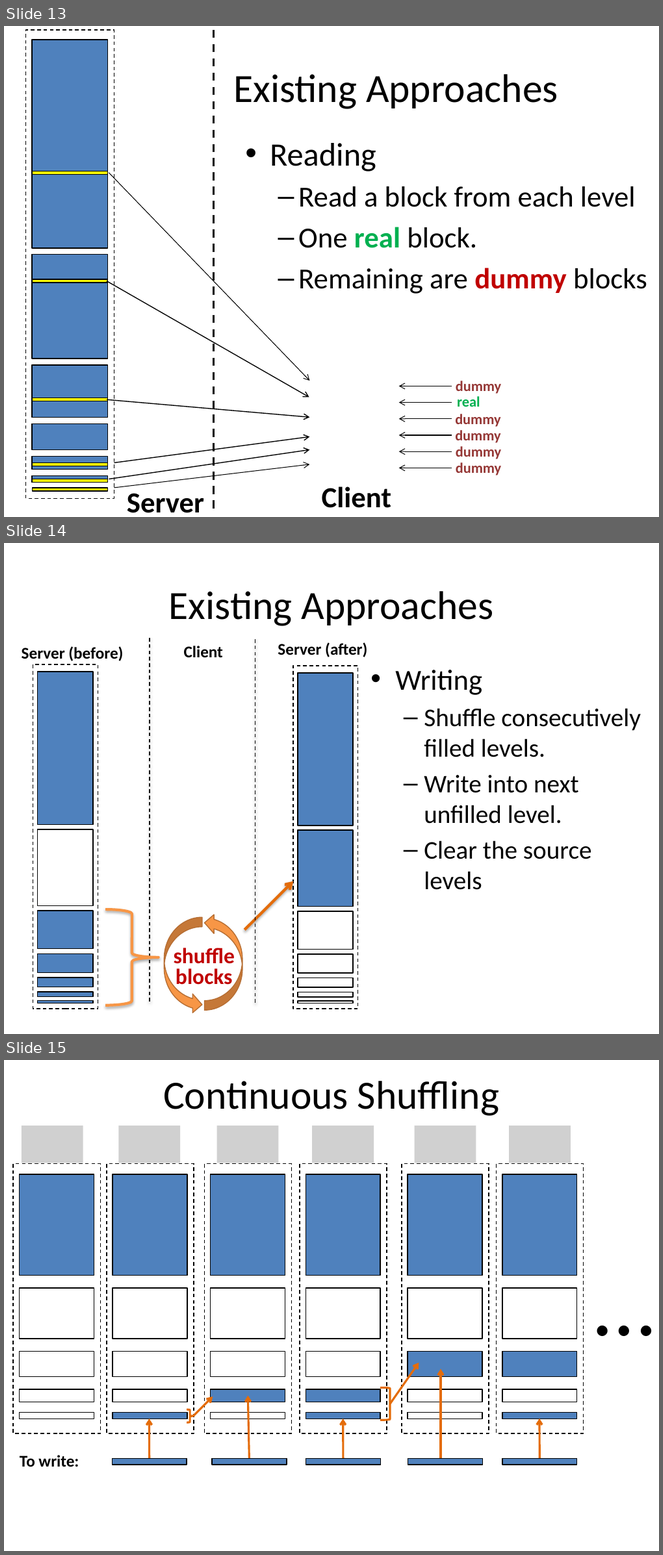
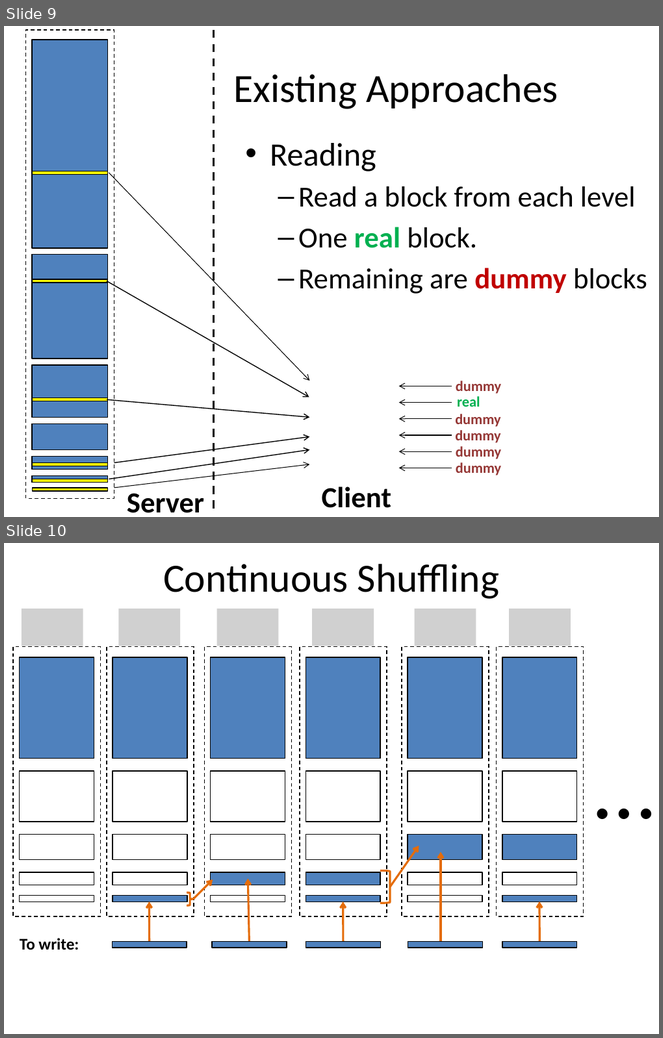
Before and after one commit to Shouling/SANDP, a slide deck: PracticalORam.pptx. Shown one above the other, each under a label of ours: slides 13, 14 and 15 before the commit, slides 9 and 10 after it. The pictures are 663x1555 and 663x1038 pixels, drawn with LibreOffice and Linux fonts; fonts in the diff are those of the drawing; grey boxes stand for pictures. Boxes give left, top, right and bottom in pixels: in the first picture for what was removed or moved away, otherwise in the second. Text is boxed around its words. In the diff, an @@ line names an element or a change of style, - is before the commit and + after.

```diff
--- a/PracticalORam.pptx
+++ b/PracticalORam.pptx
@@ slide 14 removed at [4, 543, 659, 1034], background #FFFFFF @@
@@ title removed at [169, 591, 494, 626] @@
-Existing Approaches
@@ text removed at [22, 646, 123, 661] @@
-Server (before)
@@ group removed at [244, 639, 367, 1010]: 8 rectangles, 1 arrow, 1 line, 1 text @@
-Server (after)
@@ group removed at [33, 664, 98, 1009]: 8 rectangles @@
@@ text removed at [395, 670, 641, 890] @@
-• Writing
-  – Shuffle consecutively filled levels.
-  – Write into next unfilled level.
-  – Clear the source levels
@@ group removed at [105, 638, 243, 1015]: 2 texts, 2 curved right arrows, 1 line, 1 right brace @@
-Client
-shuffle
-blocks
@@ what was slide 13 is now slide 9 @@
@@ what was slide 15 is now slide 10 @@
```
Also in this commit, not shown: 1 slide changed, 8 other slides removed.
